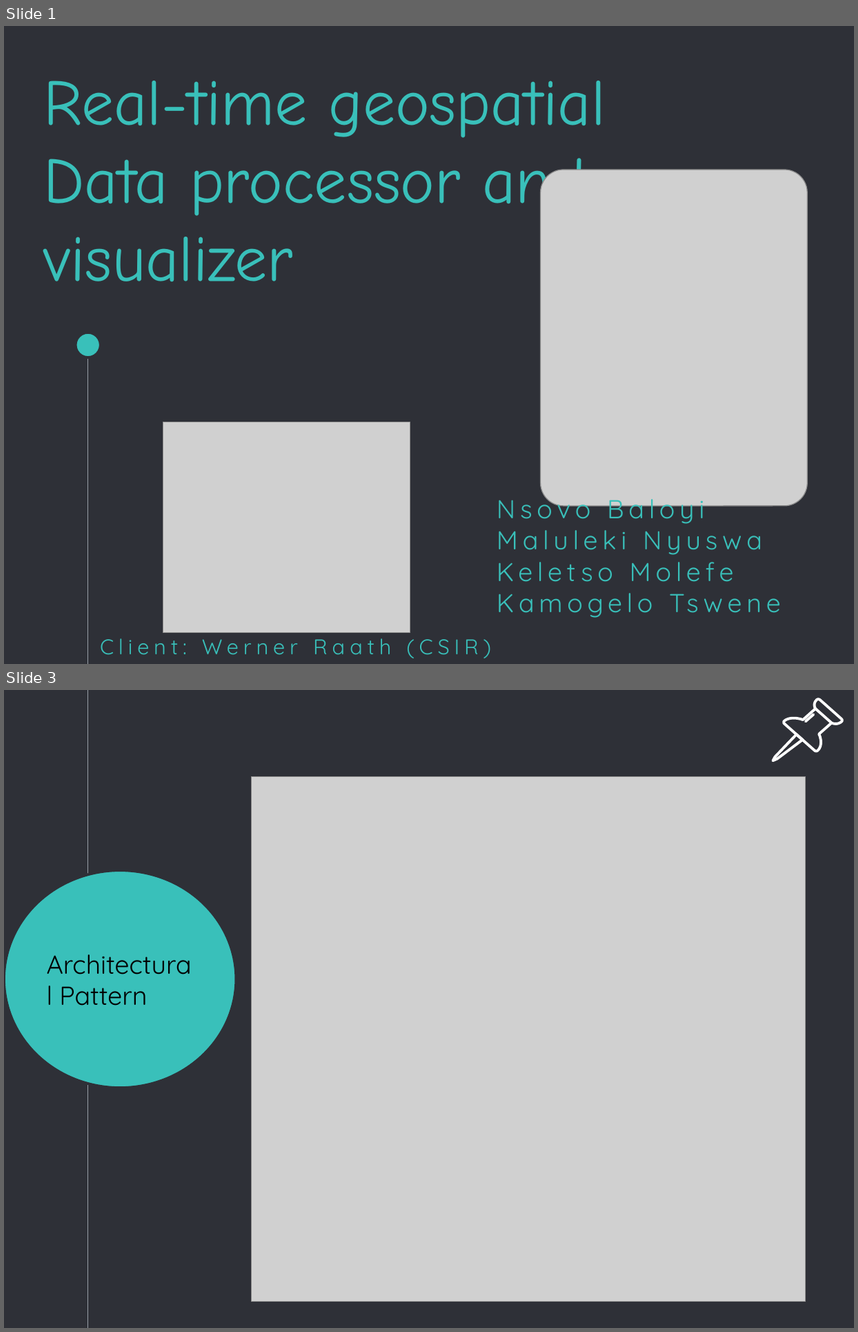
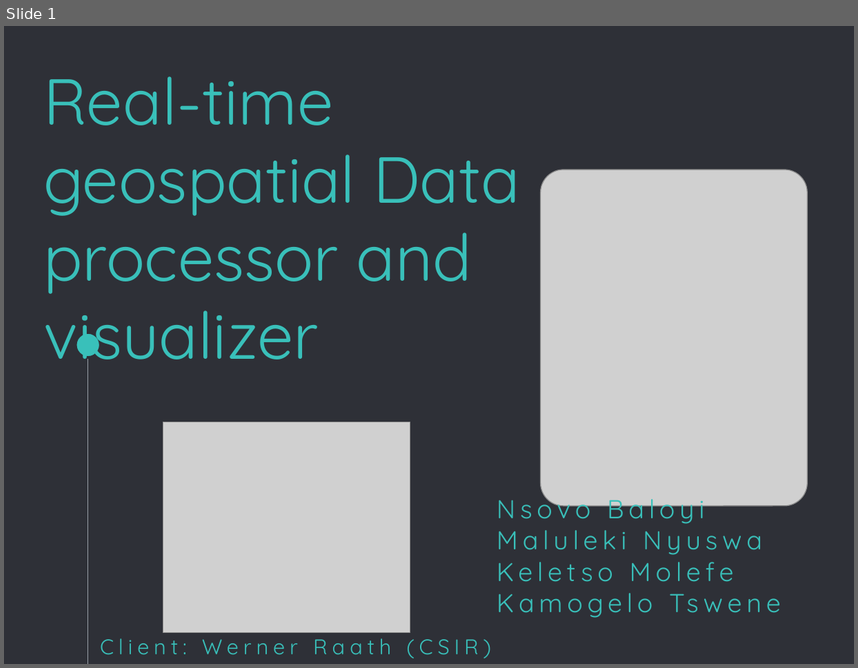
Before and after one commit to Coeus2016/GeospatialDataProcessorVisualiser_documentation, a slide deck: demos/LabOpeningDemo.pptx. Shown one above the other, each under a label of ours: slides 1 and 3 before the commit, slide 1 after it; the slides between them are not shown. The pictures are 858x1332 and 858x668 pixels, drawn with LibreOffice and Linux fonts; fonts in the diff are those of the drawing; grey boxes stand for pictures. Boxes give left, top, right and bottom in pixels: in the first picture for what was removed or moved away, otherwise in the second. Text is boxed around its words. In the diff, an @@ line names an element or a change of style, - is before the commit and + after.

```diff
--- a/demos/LabOpeningDemo.pptx
+++ b/demos/LabOpeningDemo.pptx
@@ slide 3 removed at (4,690,854,1328), background #2E3037 @@
@@ line removed from (88, 690) to (88, 1328) @@
@@ group removed at (773,700,842,760): 4 freeform shapes @@
@@ picture removed at (252,777,806,1301) @@
@@ ellipse removed at (4,870,236,1088) @@
-Architectural Pattern
@@ ellipse removed at (79,1000,96,1018) @@
@@ slide 1 changed as well @@
@@ title "Real-time geospatial Data processor and ..." at (43,76,520,376): font Comic Neue to Quicksand @@
```
Also in this commit, not shown: 1 other slide changed, 3 slides added, 4 other slides removed.
